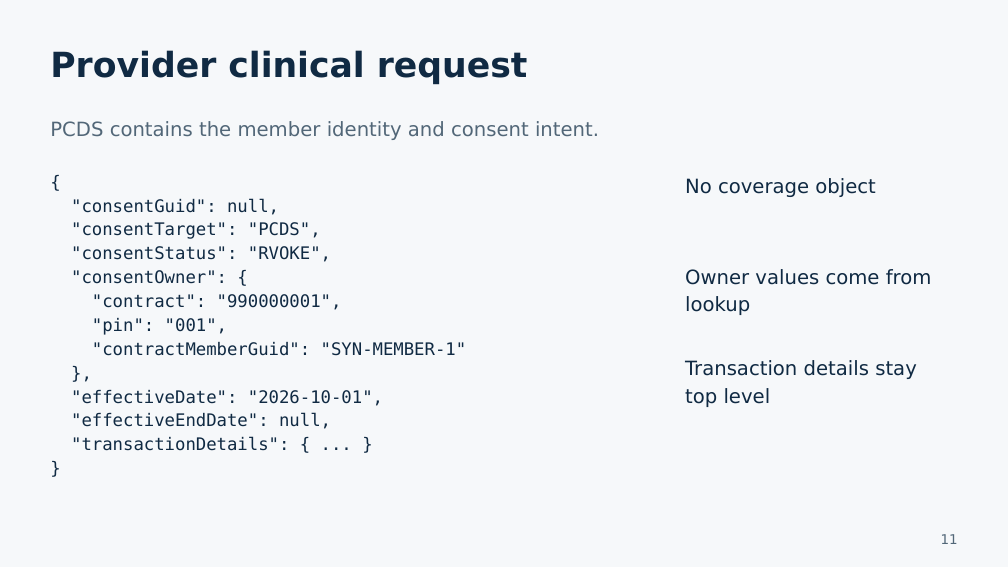
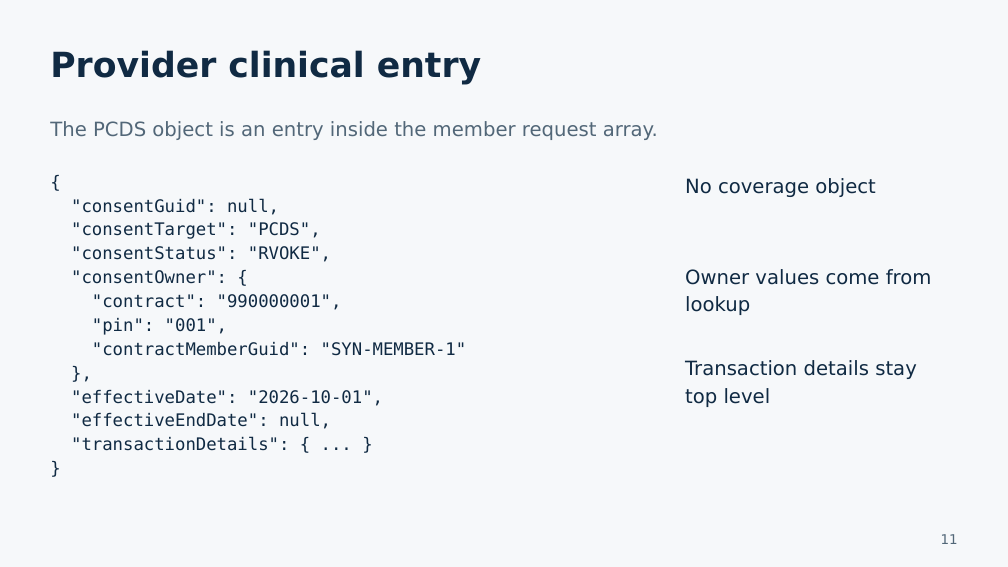
Before and after one commit to jenbrick/fileadapter, a slide deck: slide 11 of docs/presentations/File_Adapter_POC_Developer_Walkthrough.pptx. Drawn at 1008x567 pixels with LibreOffice and Linux fonts; fonts in the diff are those of the drawing. Boxes give left, top, right and bottom in pixels: in the first picture for what was removed or moved away, otherwise in the second. Text is boxed around its words. In the diff, an @@ line names an element or a change of style, - is before the commit and + after.

Commit message:
Send one combined consent array per member row
Stage and POST one JSON array containing at most one provider and one payer entry. Preserve the complete member array and its idempotency key through retries, support the general payer shape without coverage, and pause unfinished legacy split-object LIVE runs.

Update multi-format expected requests, previews, mock services, Mermaid architecture, guides and developer PowerPoint.

Validation: 103 tests pass; packaged multi-format previews and whole-array HTTP retry/resume verified.

```diff
--- a/docs/presentations/File_Adapter_POC_Developer_Walkthrough.pptx
+++ b/docs/presentations/File_Adapter_POC_Developer_Walkthrough.pptx
@@ text at (x1=50, y1=50, x2=481, y2=84): text changed @@
-Provider clinical request
+Provider clinical entry
@@ text at (x1=50, y1=121, x2=658, y2=140): text changed @@
-PCDS contains the member identity and consent intent.
+The PCDS object is an entry inside the member request array.
```
Also in this commit, not shown: 15 other slides changed, 23 other files.
